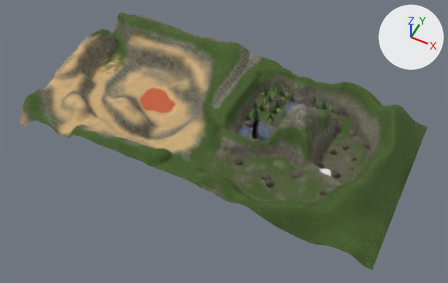
One commit to the Blender file assets/source/region0_terrain.blend: the scene before it, then after it.
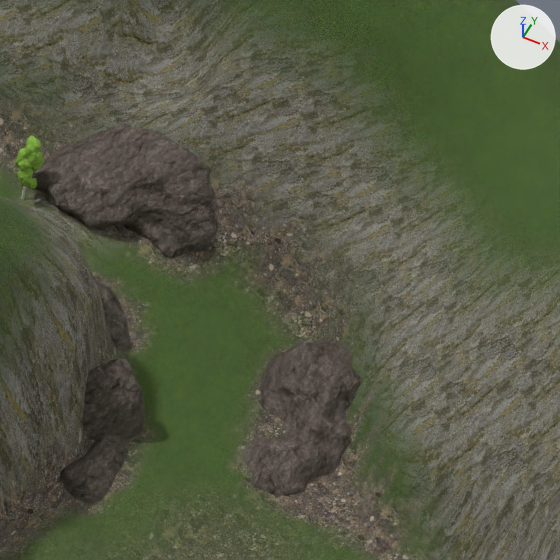
The first picture shows the older version from a 50 mm camera at (172.0, -633.0, 640.0) aimed at (-84.0, -122.0, 1.0). The close-ups show the older and then the newer version on the part from 73% to 84% of the width and 33% to 50% of the height of that picture. Only the edits that show in the close-ups are written down. Every picture has the same lights, and +X, +Y and +Z are marked at upper right.

The first close-up shows 'TerrainMaster', 'birch_tree_tall.002', 'rock2.002', 'rock2.004', 'rock2.005', 'rock5.001', 'rock5.002'.
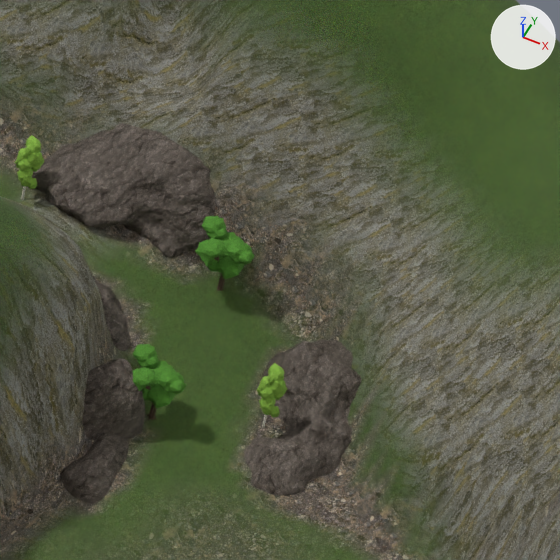
What differs and where, as boxes (x1, y1, x2, y2) in the close-ups (560 x 560 px):
'maple_tree.006', added (green)
    after: (195, 216, 255, 291)
    faces in mat_leaves2_001 (picture img_leaves_albedo_002): (195, 216, 255, 279)
'maple_tree.005', added (green)
    after: (133, 344, 186, 420)
    faces in mat_leaves2_001 (picture img_leaves_albedo_002): (133, 344, 186, 409)
'birch_tree_tall.013', added (green)
    after: (256, 363, 287, 428)
    faces in mat_leaves2 (picture img_leaves_albedo): (256, 363, 287, 418)

Diff of the bpy script that builds the scene:
```diff
--- a/assets/source/region0_terrain.blend.py
+++ b/assets/source/region0_terrain.blend.py
@@ img_bark_albedo_002 @@
+img_bark_albedo_002 = load_image('bark_albedo.002', '_unpacked/bark_albedo.002', 32, 64, 'sRGB')
@@ img_leaves_albedo_002 @@
+img_leaves_albedo_002 = load_image('leaves_albedo.002', '_unpacked/leaves_albedo.002', 32, 32, 'sRGB')
@@ mat_bark2_001 @@
+mat_bark2_001 = principled_material('bark2.001')
+mat_bark2_001.texture = img_bark_albedo_002
+mat_bark2_001.roughness = 0.9
@@ mat_leaves2_001 @@
+mat_leaves2_001 = principled_material('leaves2.001')
+mat_leaves2_001.texture = img_leaves_albedo_002
+mat_leaves2_001.roughness = 0.9
@@ me_mesh_1_035 @@
+me_mesh_1_035.from_pydata(...)  # 6528 vertices, 2176 faces; spans x -4.01..3.48, y -9.99..0.1, z -3.53..3.09
+# faces by material slot: [1840, 336]
+me_mesh_1_035.materials.append(mat_leaves2_001)  # picture img_leaves_albedo_002
+me_mesh_1_035.materials.append(mat_bark2_001)  # picture img_bark_albedo_002
@@ ob_maple_tree_006 @@
+ob_maple_tree_006 = bpy.data.objects.new('maple_tree.006', me_mesh_1_035)
+ob_maple_tree_006.location = (54.0, -7.8, 3.0)
+ob_maple_tree_006.rotation_euler = (-1.571, 0.0, 0.0)  # degrees (-90, 0, 0)
@@ ob_maple_tree_005 @@
+ob_maple_tree_005 = bpy.data.objects.new('maple_tree.005', me_mesh_1_035.copy())
+ob_maple_tree_005.location = (53.6, -31.0, 2.2)
+ob_maple_tree_005.rotation_euler = (-1.571, 0.0, 0.0)  # degrees (-90, 0, 0)
@@ ob_birch_tree_tall_013 @@
+ob_birch_tree_tall_013 = bpy.data.objects.new('birch_tree_tall.013', me_mesh_1_018.copy())  # the mesh of ob_birch_tree_tall_002
+ob_birch_tree_tall_013.location = (66.2, -27.2, 2.8)
+ob_birch_tree_tall_013.rotation_euler = (-1.571, 0.0, 0.0)  # degrees (-90, 0, 0)
```
